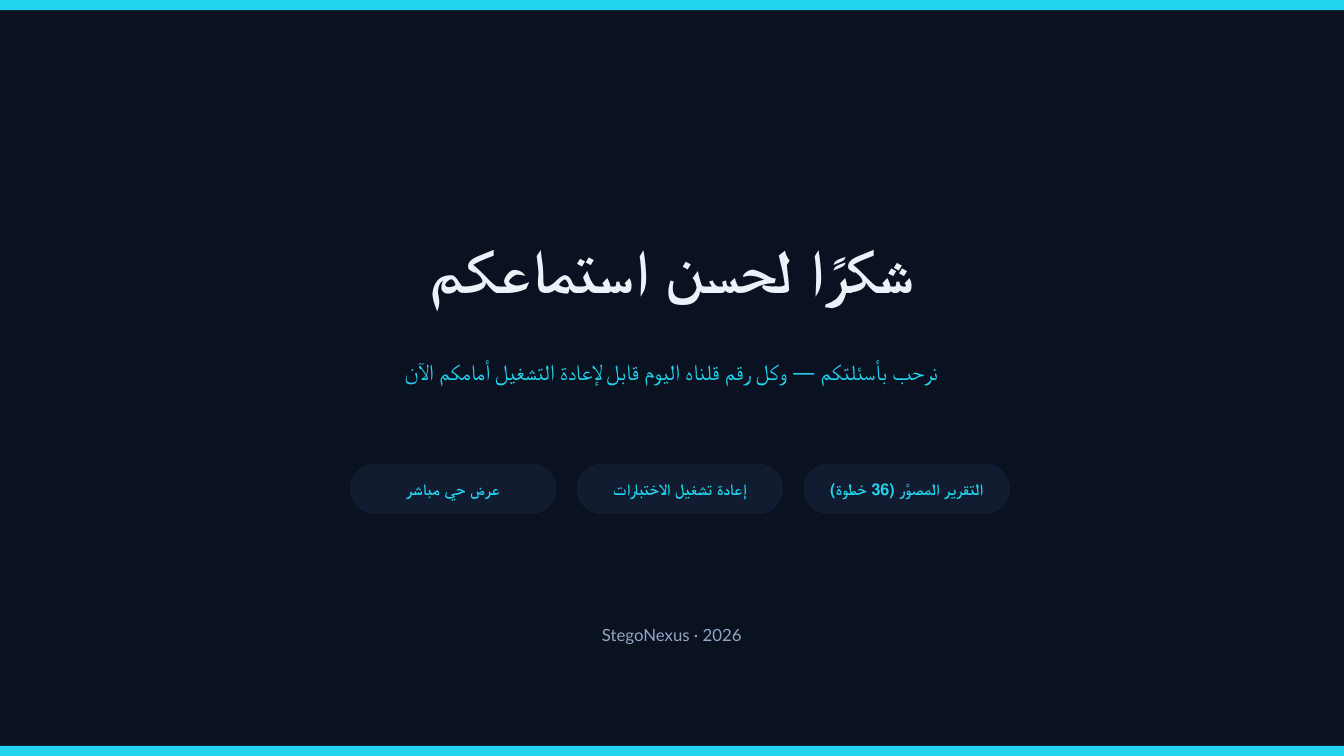
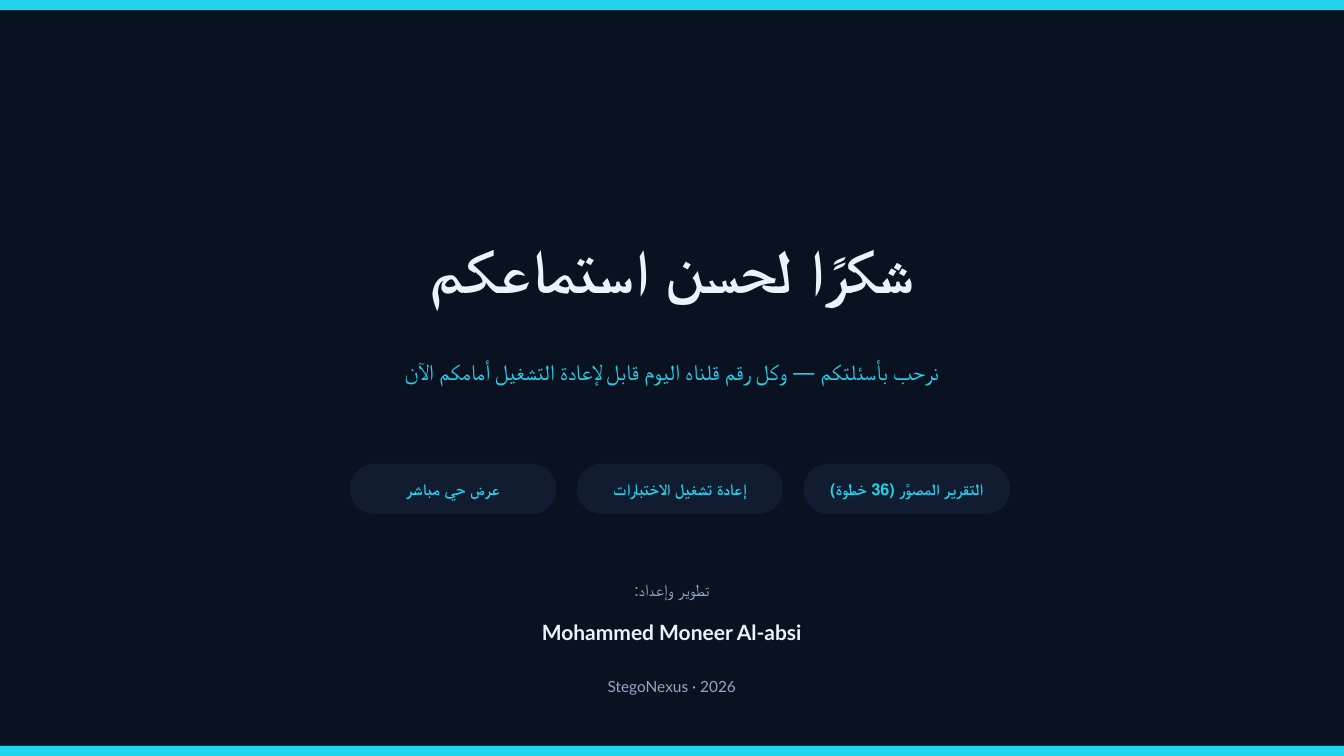
Before and after one commit to ko456123mo-jpg/Se2, a slide deck: slide 24 of StegoNexus_Presentation.pptx. Drawn at 1344x756 pixels with LibreOffice and Linux fonts; fonts in the diff are those of the drawing. Boxes give left, top, right and bottom in pixels: in the first picture for what was removed or moved away, otherwise in the second. Text is boxed around its words. In the diff, an @@ line names an element or a change of style, - is before the commit and + after.

Commit message:
Credit the developer on title & closing slides: Mohammed Moneer Al-absi

```diff
--- a/StegoNexus_Presentation.pptx
+++ b/StegoNexus_Presentation.pptx
@@ text added at <box>678,584,709,600</box>, 12 pt, text #93A7C4 @@
+تطوير وإعداد:
@@ text added at <box>542,624,802,640</box>, 15 pt, text #EAF2FC, bold @@
+Mohammed Moneer Al-absi
@@ text "StegoNexus · 2026": place and size @@
-text "StegoNexus · 2026" at <box>602,629,742,644</box>
+text "StegoNexus · 2026" at <box>608,681,736,695</box>
@@ text "StegoNexus · 2026" at <box>608,681,736,695</box>: size 12 to 11 pt @@
```
Also in this commit, not shown: 1 other slide changed, 1 other file.
